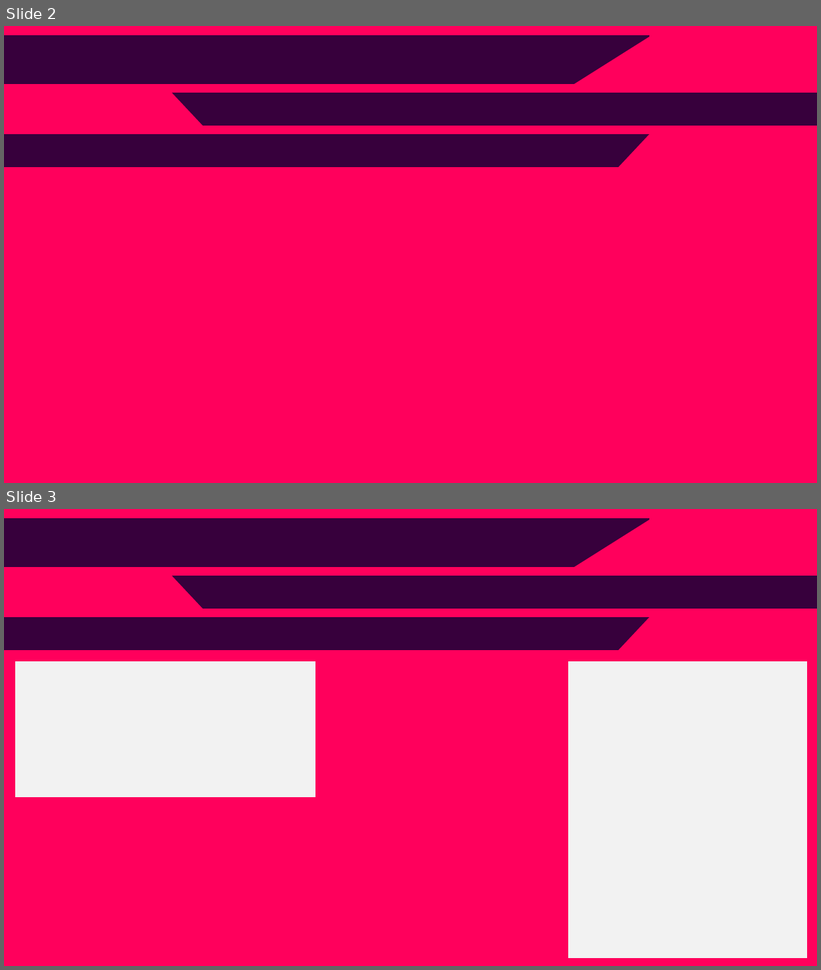
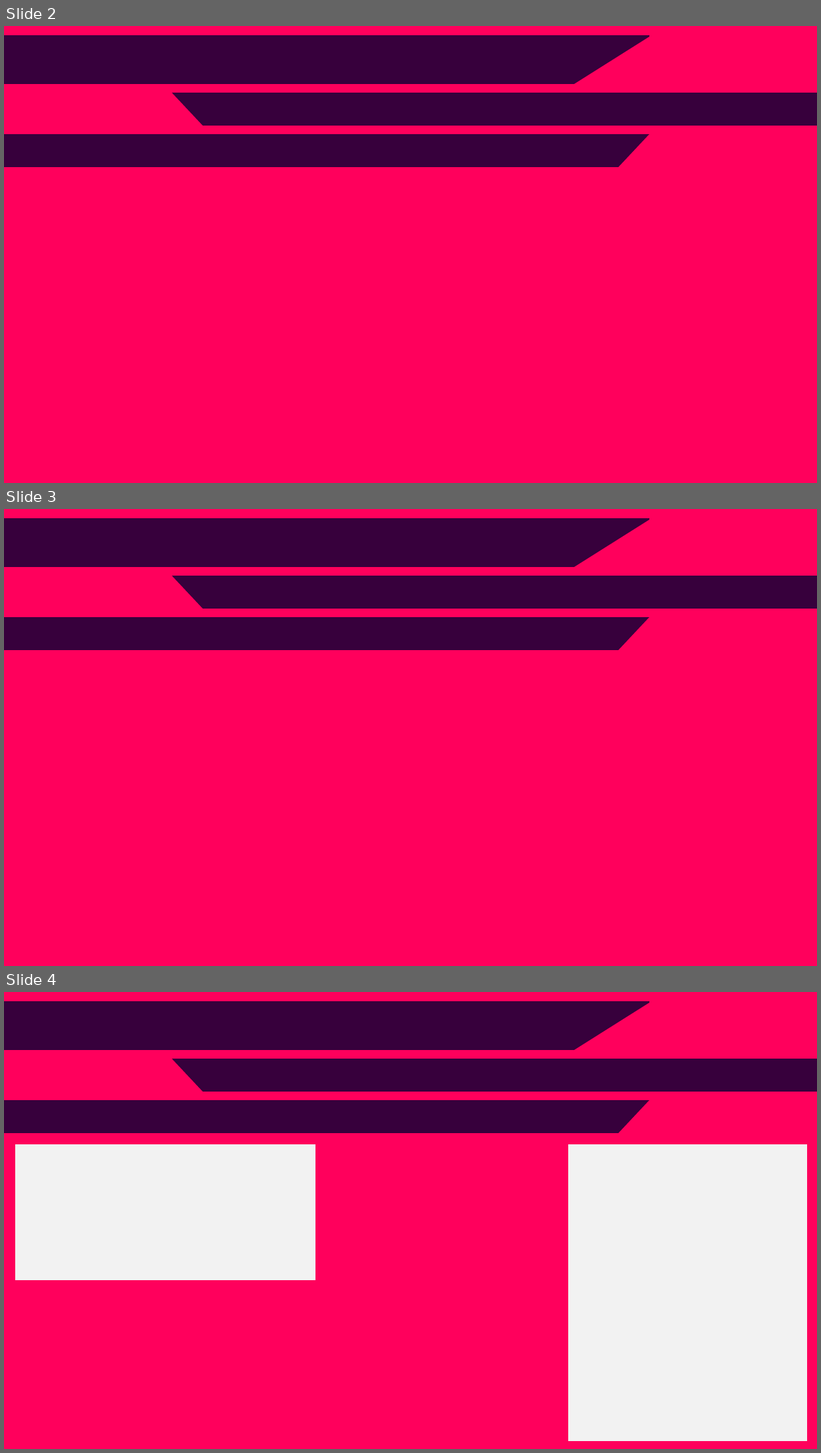
Before and after one commit to Jeffreyjose29/Football23-24, a slide deck: Design Powerpoints.pptx. Shown one above the other, each under a label of ours: slides 2 and 3 before the commit, slides 2, 3 and 4 after it. The pictures are 821x970 and 821x1453 pixels, drawn with LibreOffice and Linux fonts; fonts in the diff are those of the drawing. Boxes give left, top, right and bottom in pixels: in the first picture for what was removed or moved away, otherwise in the second. Text is boxed around its words. In the diff, an @@ line names an element or a change of style, - is before the commit and + after.

```diff
--- a/Design Powerpoints.pptx
+++ b/Design Powerpoints.pptx
@@ slide 3 added at (4, 509, 817, 966), background #FF005C @@
@@ rectangle added at (4, 519, 649, 567), fill #37003C, outline #37003C 1 pt @@
@@ triangle added at (569, 514, 748, 571), fill #FF005C, outline #FF005C 1 pt @@
@@ triangle added at (81, 576, 261, 671), fill #FF005C, outline #FF005C 1 pt @@
@@ rectangle added at (171, 576, 817, 609), fill #37003C, outline #37003C 1 pt @@
@@ rectangle added at (4, 618, 650, 650), fill #37003C, outline #37003C 1 pt @@
@@ triangle added at (560, 618, 740, 714), fill #FF005C, outline #FF005C 1 pt @@
@@ what was slide 3 is now slide 4 @@
```
Also in this commit, not shown: 8 other files.
